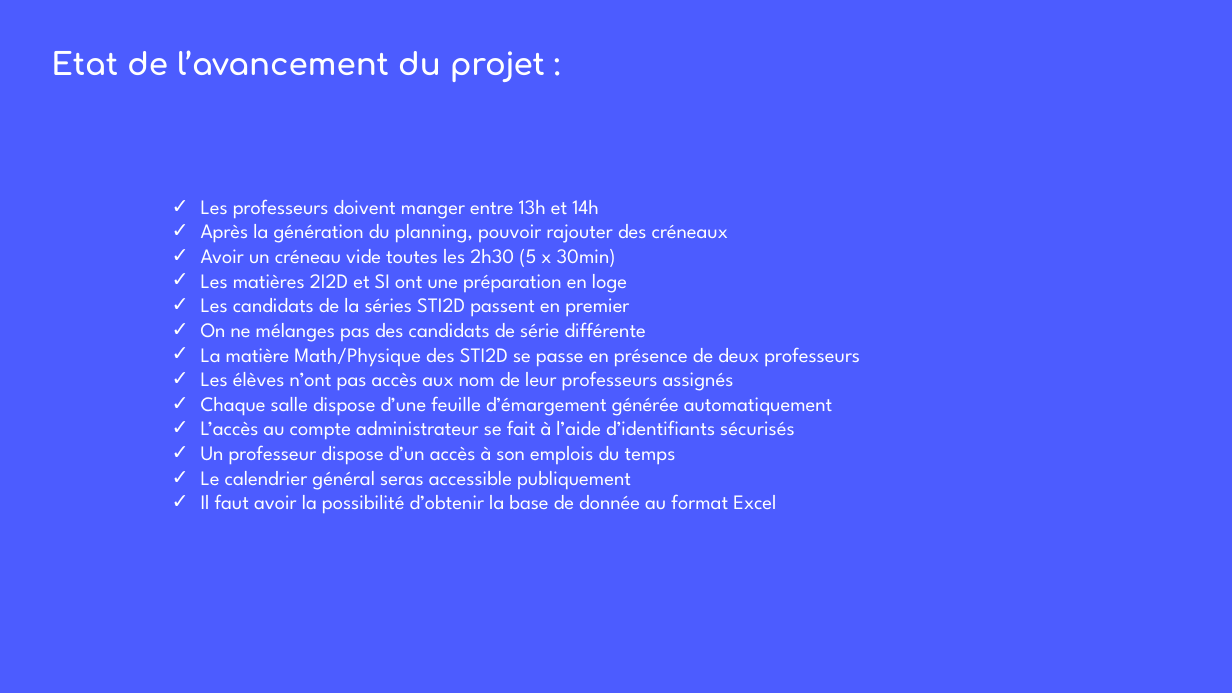
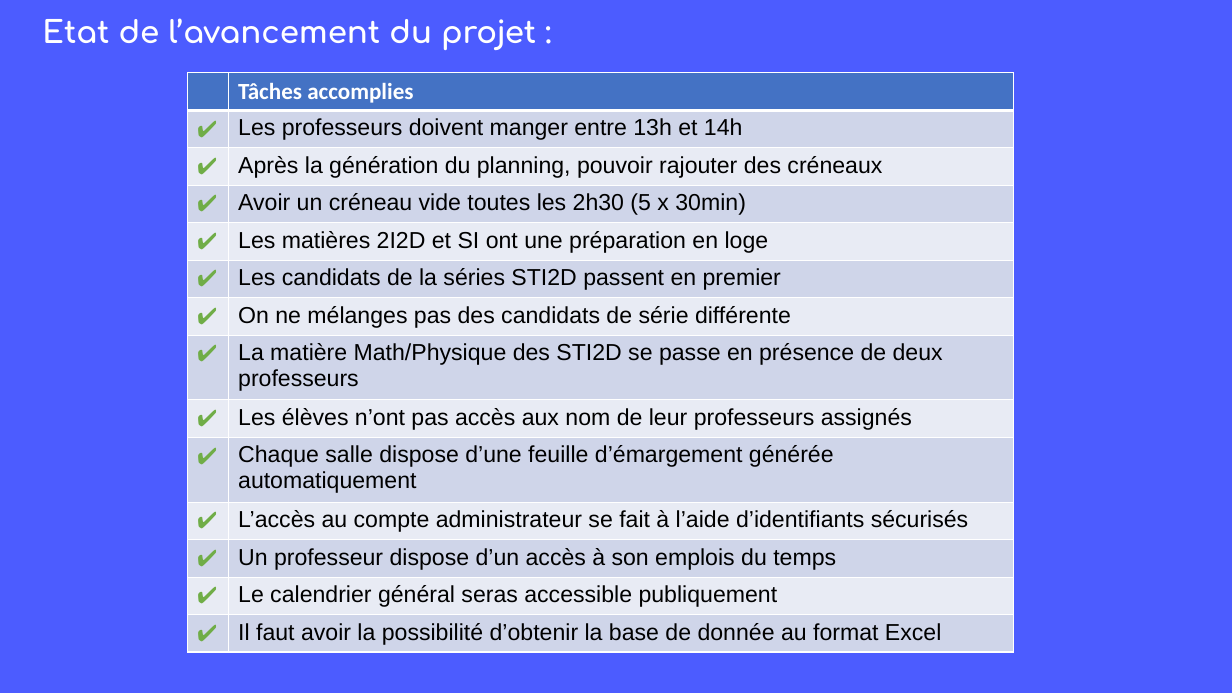
Before and after one commit to rharkor/second-tour, a slide deck: slide 5 of rendu/Réunion2/compte_rendu_presentation.pptx. Drawn at 1232x693 pixels with LibreOffice and Linux fonts; fonts in the diff are those of the drawing. Boxes give left, top, right and bottom in pixels: in the first picture for what was removed or moved away, otherwise in the second. Text is boxed around its words. In the diff, an @@ line names an element or a change of style, - is before the commit and + after.

```diff
--- a/rendu/Réunion2/compte_rendu_presentation.pptx
+++ b/rendu/Réunion2/compte_rendu_presentation.pptx
@@ text "Etat de l’avancement du projet ...": place and size @@
-text "Etat de l’avancement du projet ..." at <box>51,50,545,82</box>
+text "Etat de l’avancement du projet ..." at <box>42,18,536,50</box>
@@ table added at <box>188,73,1014,653</box>, 14 rows, 2 columns @@
+ | Tâches accomplies
+✔ | Les professeurs doivent manger entre 13h et 14h
+✔ | Après la génération du planning, pouvoir rajouter des créneaux
+✔ | Avoir un créneau vide toutes les 2h30 (5 x 30min)
+✔ | Les matières 2I2D et SI ont une préparation en loge
+✔ | Les candidats de la séries STI2D passent en premier
+✔ | On ne mélanges pas des candidats de série différente
+✔ | La matière Math/Physique des STI2D se passe en présence de deux professeurs
+✔ | Les élèves n’ont pas accès aux nom de leur professeurs assignés
+✔ | Chaque salle dispose d’une feuille d’émargement générée automatiquement
+✔ | L’accès au compte administrateur se fait à l’aide d’identifiants sécurisés
+✔ | Un professeur dispose d’un accès à son emplois du temps
+✔ | Le calendrier général seras accessible publiquement
+✔ | Il faut avoir la possibilité d’obtenir la base de donnée au format Excel
@@ text removed at <box>201,199,860,514</box> @@
-✓ Les professeurs doivent manger entre 13h et 14h
-✓ Après la génération du planning, pouvoir rajouter des créneaux
-✓ Avoir un créneau vide toutes les 2h30 (5 x 30min)
-✓ Les matières 2I2D et SI ont une préparation en loge
-✓ Les candidats de la séries STI2D passent en premier
-✓ On ne mélanges pas des candidats de série différente
-✓ La matière Math/Physique des STI2D se passe en présence de deux professeurs
-✓ Les élèves n’ont pas accès aux nom de leur professeurs assignés
-✓ Chaque salle dispose d’une feuille d’émargement générée automatiquement
-✓ L’accès au compte administrateur se fait à l’aide d’identifiants sécurisés
-✓ Un professeur dispose d’un accès à son emplois du temps
-✓ Le calendrier général seras accessible publiquement
-✓ Il faut avoir la possibilité d’obtenir la base de donnée au format Excel
```
Also in this commit, not shown: 3 other slides changed, 13 other files.
